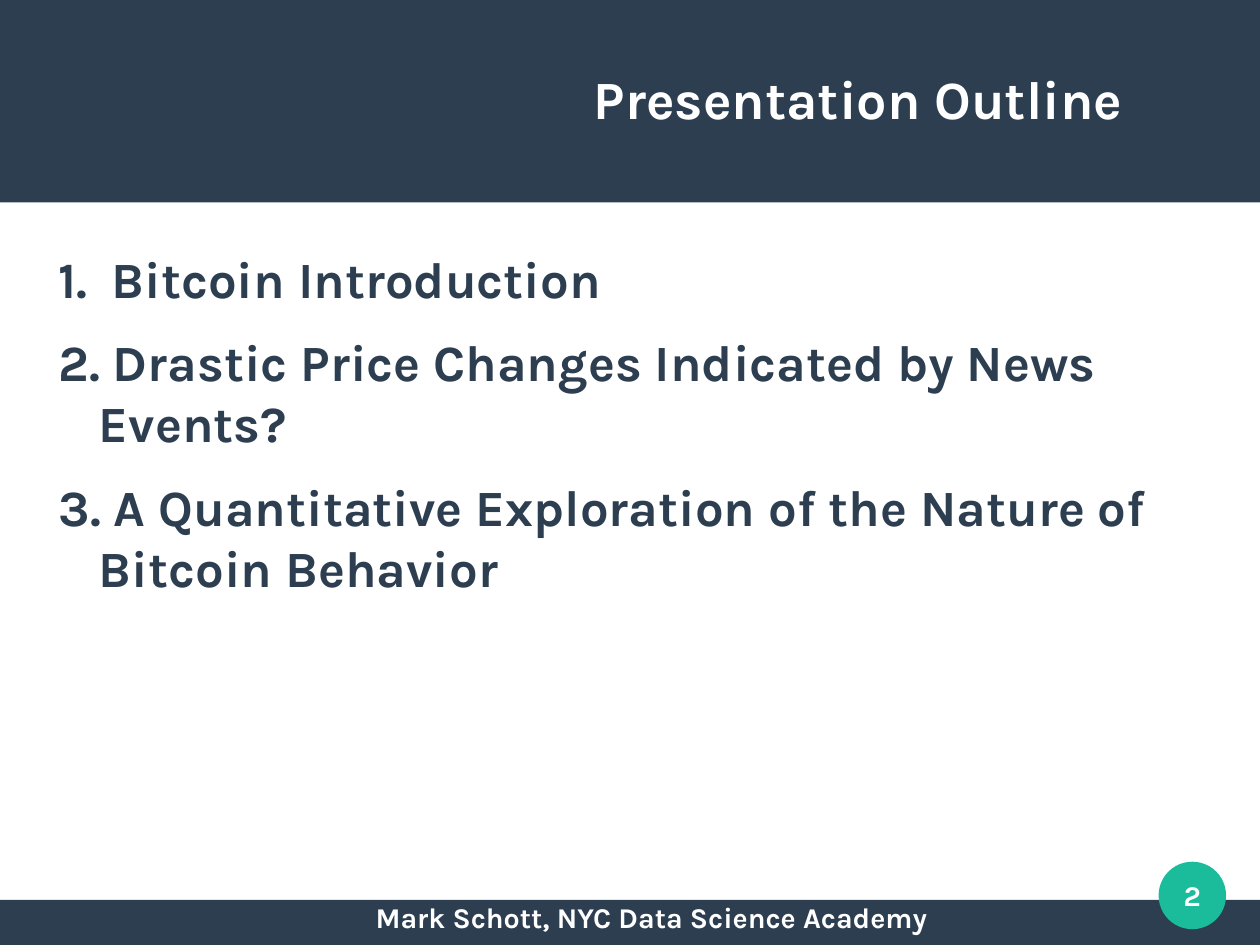
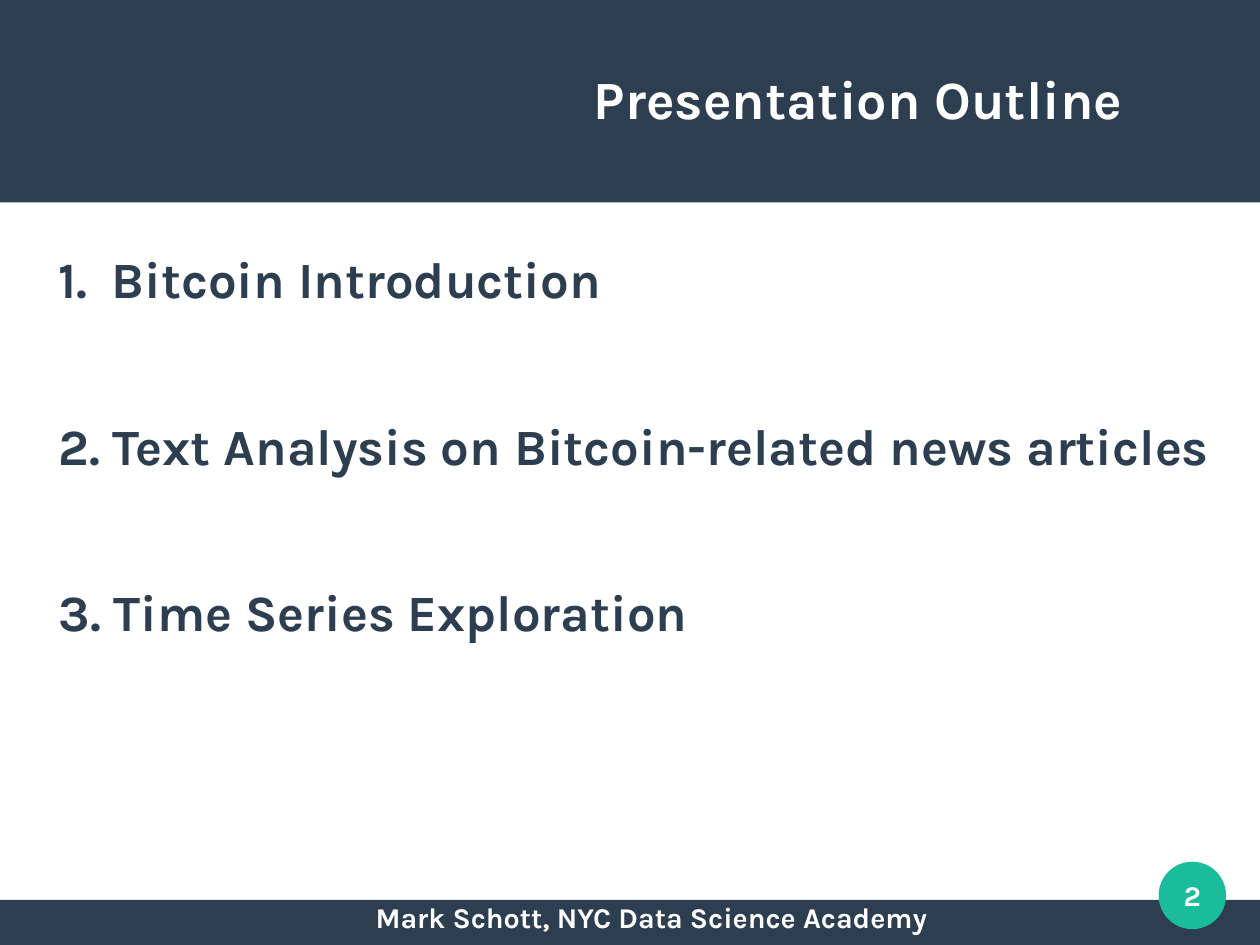
Before and after one commit to nycdatasci/bootcamp009_project, a slide deck: slide 2 of Project2-WebScraping/markschott/bitcoin/presentation/project2_mark_schott_prez.odp. Drawn at 1260x945 pixels with LibreOffice and Linux fonts; fonts in the diff are those of the drawing. Boxes give left, top, right and bottom in pixels: in the first picture for what was removed or moved away, otherwise in the second. Text is boxed around its words. In the diff, an @@ line names an element or a change of style, - is before the commit and + after.

```diff
--- a/Project2-WebScraping/markschott/bitcoin/presentation/project2_mark_schott_prez.odp
+++ b/Project2-WebScraping/markschott/bitcoin/presentation/project2_mark_schott_prez.odp
@@ text at [113,429,1208,643]: text changed @@
-2. Drastic Price Changes Indicated by News Events?
-3. A Quantitative Exploration of the Nature of Bitcoin Behavior
+2. Text Analysis on Bitcoin-related news articles
+3. Time Series Exploration
```
Also in this commit, not shown: 11 other slides changed, 3 slides added, 1 slide removed, 45 other files.
